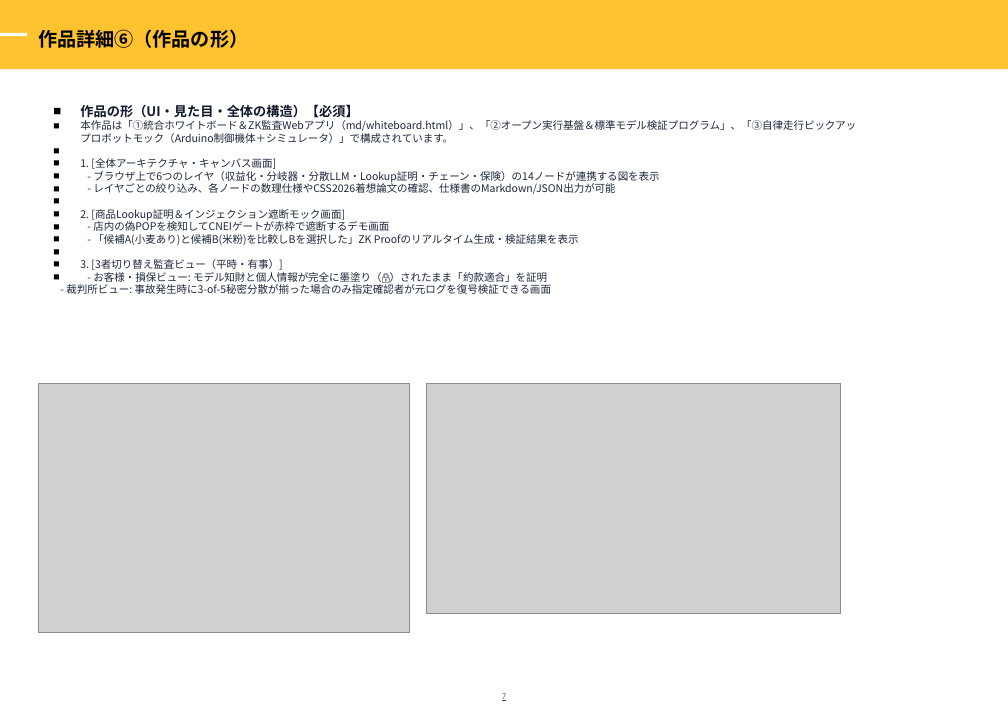
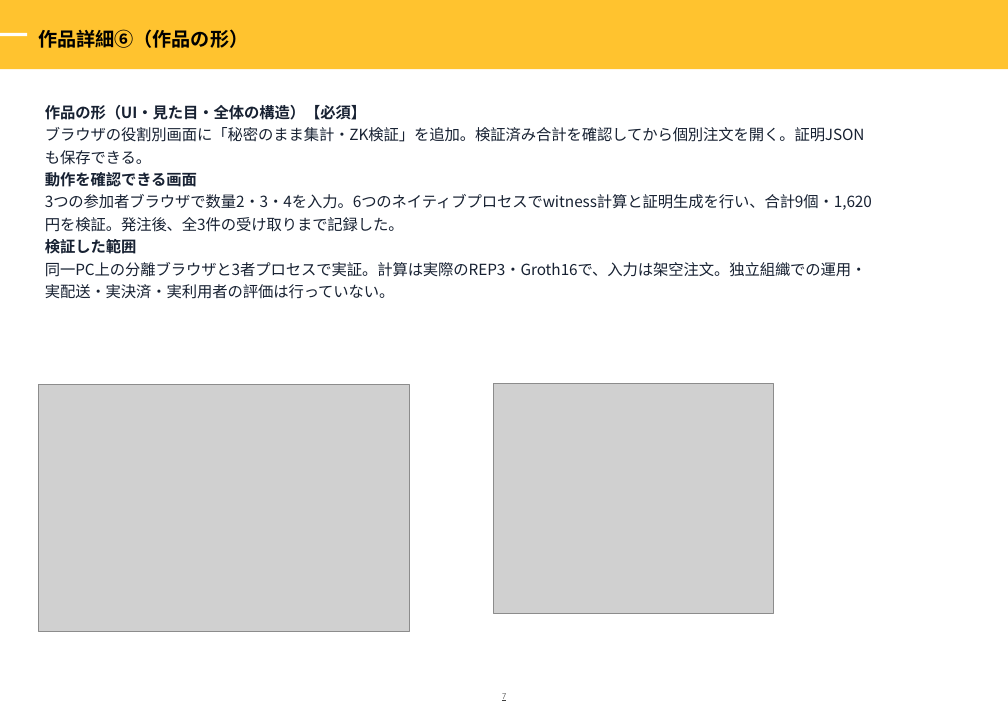
Before and after one commit to sururu-k/ProofPick, a slide deck: slide 8 of submission/zenjyocon_entry_sheet_2026.pptx. Drawn at 1008x713 pixels with LibreOffice and Linux fonts; fonts in the diff are those of the drawing; grey boxes stand for pictures; background and template pictures are left out. Boxes give left, top, right and bottom in pixels: in the first picture for what was removed or moved away, otherwise in the second. Text is boxed around its words. In the diff, an @@ line names an element or a change of style, - is before the commit and + after.

```diff
--- a/submission/zenjyocon_entry_sheet_2026.pptx
+++ b/submission/zenjyocon_entry_sheet_2026.pptx
@@ text at [45, 105, 366, 120]: size 11 to 12.8 pt, text colour #0F172A to #172132 in "作品の形（UI・見た目・全体の構造）【必須】"; bullet ■ to none; line spacing 1 to 1.22 @@
@@ text at [45, 127, 872, 299]: text changed; size 8.8 to 12.8 pt; text colour #1E293B to #172132 @@
-本作品は「①統合ホワイトボード＆ZK監査Webアプリ（md/whiteboard.html）」、「②オープン実行基盤＆標準モデル検証プログラム」、「③自律走行ピックアップロボットモック（Arduino制御機体＋シミュレータ）」で構成されています。
-1. [全体アーキテクチャ・キャンバス画面]
-- ブラウザ上で6つのレイヤ（収益化・分岐器・分散LLM・Lookup証明・チェーン・保険）の14ノードが連携する図を表示
-- レイヤごとの絞り込み、各ノードの数理仕様やCSS2026着想論文の確認、仕様書のMarkdown/JSON出力が可能
-2. [商品Lookup証明＆インジェクション遮断モック画面]
-- 店内の偽POPを検知してCNEIゲートが赤枠で遮断するデモ画面
-- 「候補A(小麦あり)と候補B(米粉)を比較しBを選択した」ZK Proofのリアルタイム生成・検証結果を表示
-3. [3者切り替え監査ビュー（平時・有事）]
-- お客様・損保ビュー: モデル知財と個人情報が完全に墨塗り（🔒）されたまま「約款適合」を証明
-- 裁判所ビュー: 事故発生時に3-of-5秘密分散が揃った場合のみ指定確認者が元ログを復号検証できる画面
+ブラウザの役割別画面に「秘密のまま集計・ZK検証」を追加。検証済み合計を確認してから個別注文を開く。証明JSONも保存できる。
+動作を確認できる画面
+3つの参加者ブラウザで数量2・3・4を入力。6つのネイティブプロセスでwitness計算と証明生成を行い、合計9個・1,620円を検証。発注後、全3件の受け取りまで記録した。
+検証した範囲
+同一PC上の分離ブラウザと3者プロセスで実証。計算は実際のREP3・Groth16で、入力は架空注文。独立組織での運用・実配送・実決済・実利用者の評価は行っていない。
@@ picture: place and size @@
-picture at [427, 384, 841, 613]
+picture at [494, 384, 773, 613]
```
Also in this commit, not shown: 8 other slides changed, 2 slides added, 2 slides removed, 52 other files.
